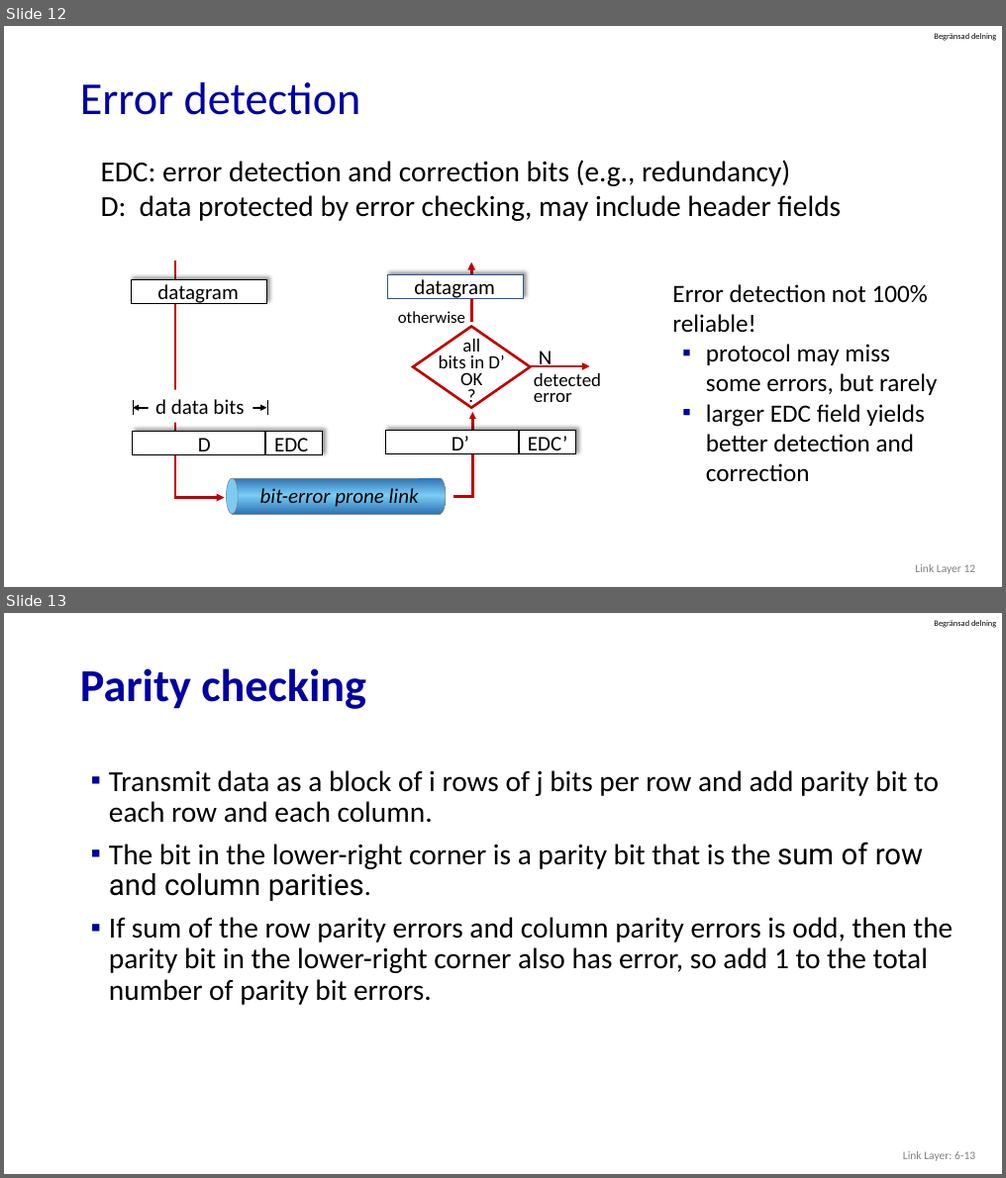
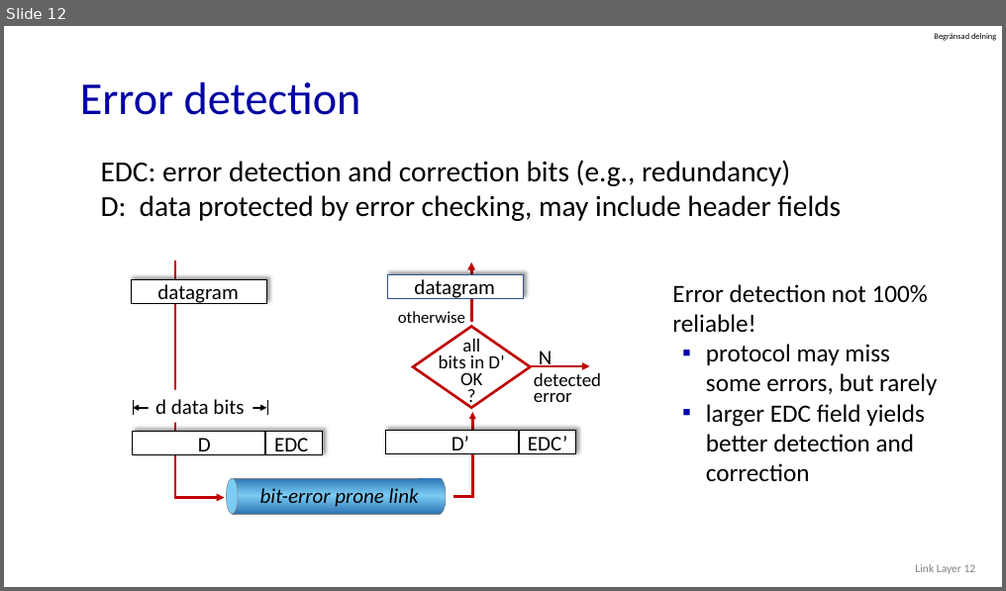
Before and after one commit to guhofstra/CSC175, a slide deck: PPTs/6.1 6.2 Introduction Error-Detection and -Correction Techniques.pptx. Shown one above the other, each under a label of ours: slides 12 and 13 before the commit, slide 12 after it. The pictures are 1006x1178 and 1006x591 pixels, drawn with LibreOffice and Linux fonts; fonts in the diff are those of the drawing. Boxes give left, top, right and bottom in pixels: in the first picture for what was removed or moved away, otherwise in the second. Text is boxed around its words. In the diff, an @@ line names an element or a change of style, - is before the commit and + after.

```diff
--- a/PPTs/6.1 6.2 Introduction Error-Detection and -Correction Techniques.pptx
+++ b/PPTs/6.1 6.2 Introduction Error-Detection and -Correction Techniques.pptx
@@ slide 13 removed at [4,613,1002,1174], background #FFFFFF; not listed: 1 template element that a slide beside it also shows @@
@@ title removed at [80,668,366,709] @@
-Parity checking
@@ text removed at [109,770,952,1005] @@
-▪ Transmit data as a block of i rows of j bits per row and add parity bit to each row and each column.
-▪ The bit in the lower-right corner is a parity bit that is the sum of row and column parities.
-▪ If sum of the row parity errors and column parity errors is odd, then the parity bit in the lower-right corner also has error, so add 1 to the total number of parity bit errors.
@@ text removed at [903,1152,975,1161] @@
-Link Layer: 6-13
```
Also in this commit, not shown: 2 slides changed, 1 slide added, 4 other files.
